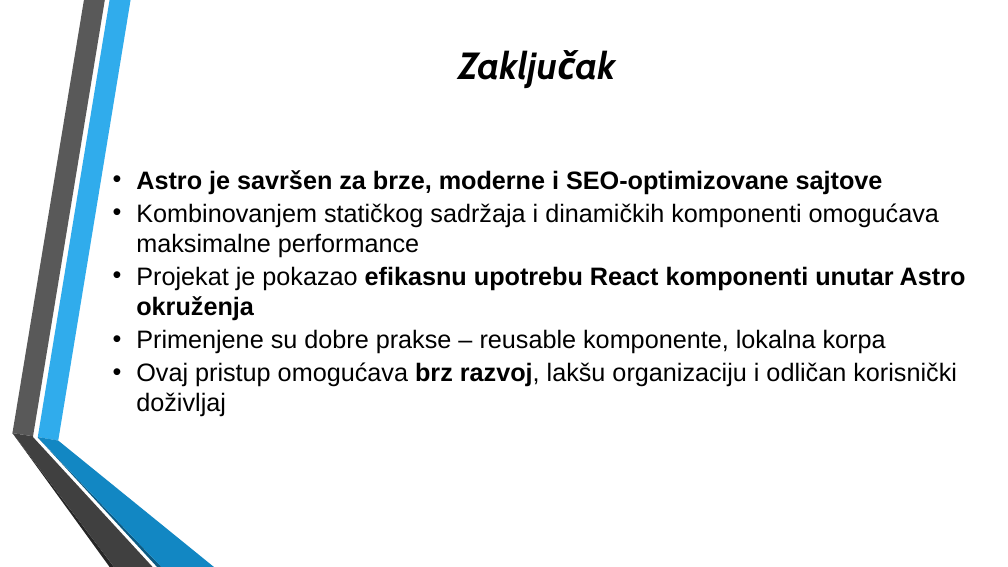
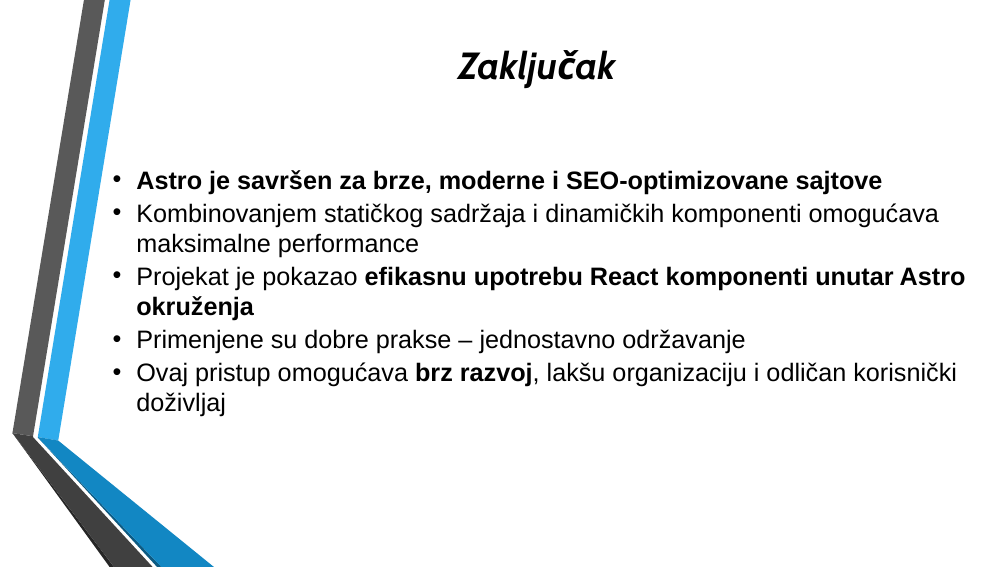
Before and after one commit to AleksaT205/TechStore, a slide deck: slide 10 of Prezentacija.pptx (slide 8 before the commit). Drawn at 1008x567 pixels with LibreOffice and Linux fonts; fonts in the diff are those of the drawing; background and template pictures are left out. Boxes give left, top, right and bottom in pixels: in the first picture for what was removed or moved away, otherwise in the second. Text is boxed around its words. In the diff, an @@ line names an element or a change of style, - is before the commit and + after.

```diff
--- a/Prezentacija.pptx
+++ b/Prezentacija.pptx
@@ text at bbox=[136, 329, 745, 354]: text changed @@
-• Primenjene su dobre prakse – reusable komponente, lokalna korpa
+• Primenjene su dobre prakse – jednostavno održavanje
```
Also in this commit, not shown: 3 other slides changed, 2 slides added.
